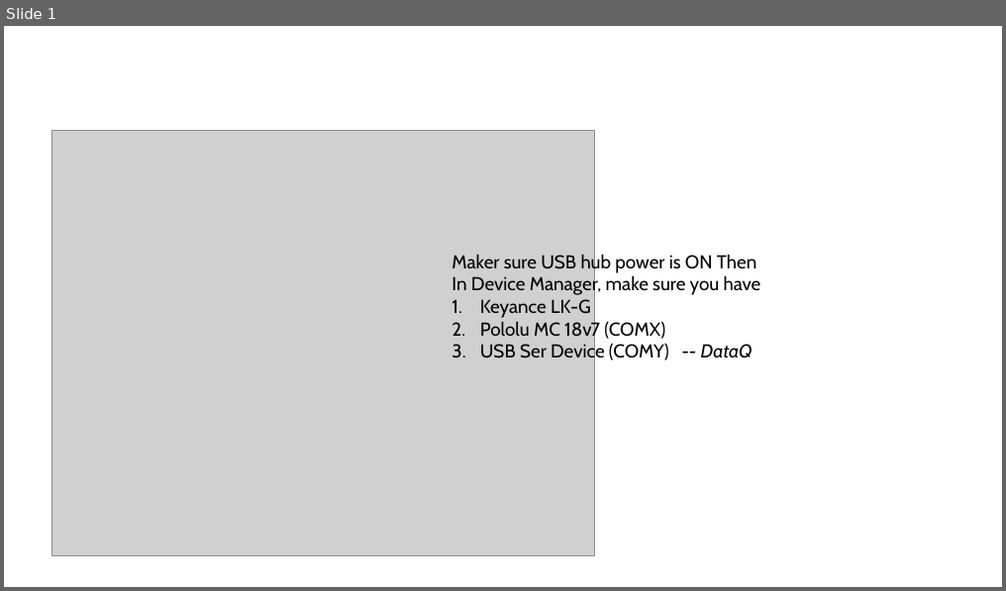
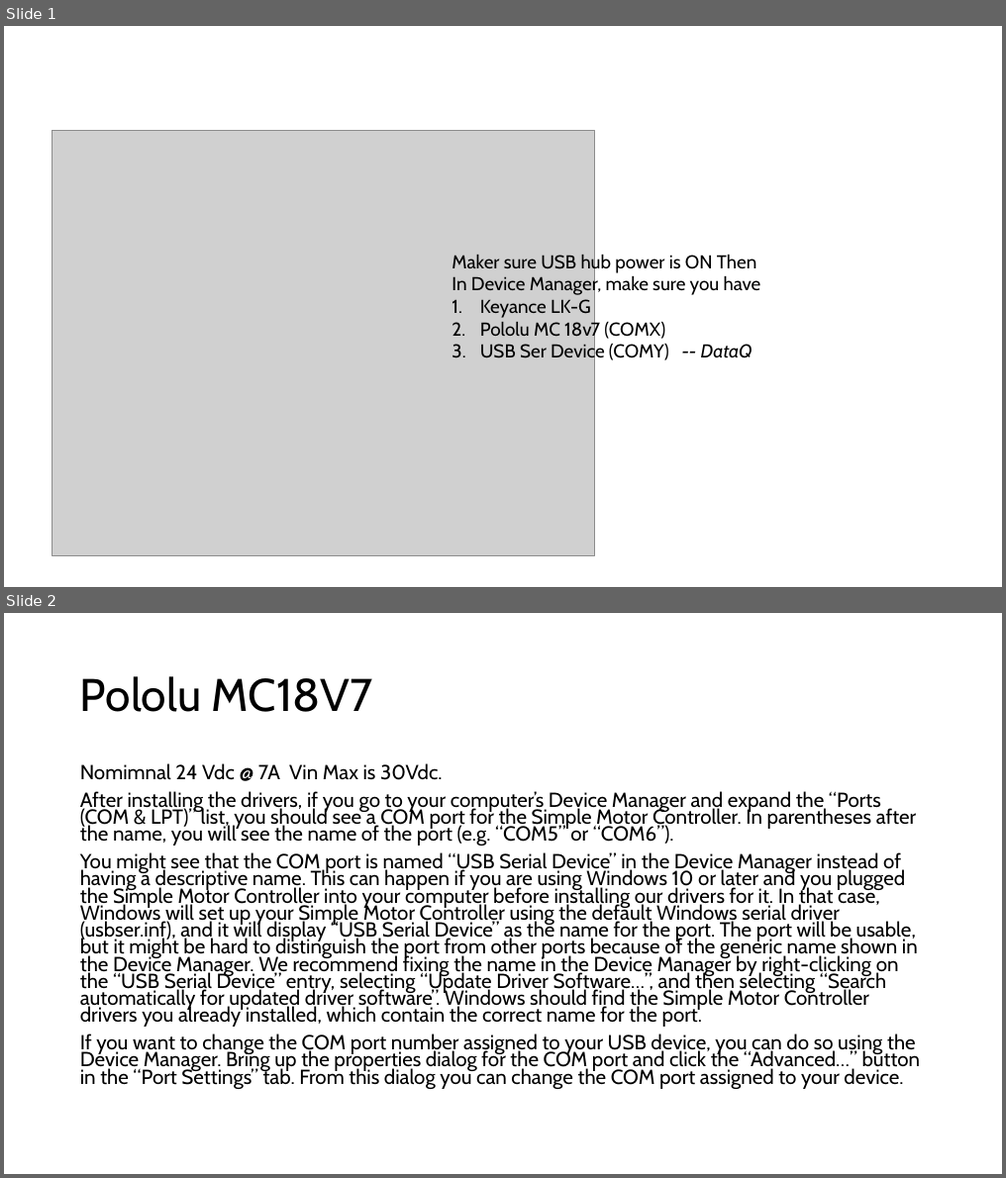
Before and after one commit to AllenAircraft/PWC-OLS, a slide deck: user guide.pptx. Shown one above the other, each under a label of ours: slide 1 before the commit, slides 1 and 2 after it. The pictures are 1006x591 and 1006x1178 pixels, drawn with LibreOffice and Linux fonts; fonts in the diff are those of the drawing; grey boxes stand for pictures. Boxes give left, top, right and bottom in pixels: in the first picture for what was removed or moved away, otherwise in the second. Text is boxed around its words. In the diff, an @@ line names an element or a change of style, - is before the commit and + after.

```diff
--- a/user guide.pptx
+++ b/user guide.pptx
@@ slide 2 added at <box>4,613,1002,1174</box>, background #FFFFFF @@
@@ title added at <box>80,676,373,712</box>, 44 pt, text #000000 @@
+Pololu MC18V7
@@ text added at <box>80,763,921,1089</box>, 19.6 pt, text #000000 @@
+Nomimnal 24 Vdc @ 7A Vin Max is 30Vdc.
+After installing the drivers, if you go to your computer’s Device Manager and expand the “Ports (COM & LPT)” list, you should see a COM port for the Simple Motor Controller. In parentheses after the name, you will see the name of the port (e.g. “COM5” or “COM6”).
+You might see that the COM port is named “USB Serial Device” in the Device Manager instead of having a descriptive name. This can happen if you are using Windows 10 or later and you plugged the Simple Motor Controller into your computer before installing our drivers for it. In that case, Windows will set up your Simple Motor Controller using the default Windows serial driver (usbser.inf), and it will display “USB Serial Device” as the name for the port. The port will be usable, but it might be hard to distinguish the port from other ports because of the generic name shown in the Device Manager. We recommend fixing the name in the Device Manager by right-clicking on the “USB Serial Device” entry, selecting “Update Driver Software…”, and then selecting “Search automatically for updated driver software”. Windows should find the Simple Motor Controller drivers you already installed, which contain the correct name for the port.
+If you want to change the COM port number assigned to your USB device, you can do so using the Device Manager. Bring up the properties dialog for the COM port and click the “Advanced…” button in the “Port Settings” tab. From this dialog you can change the COM port assigned to your device.
```
Also in this commit, not shown: 1 other slide added, 30 other files.
